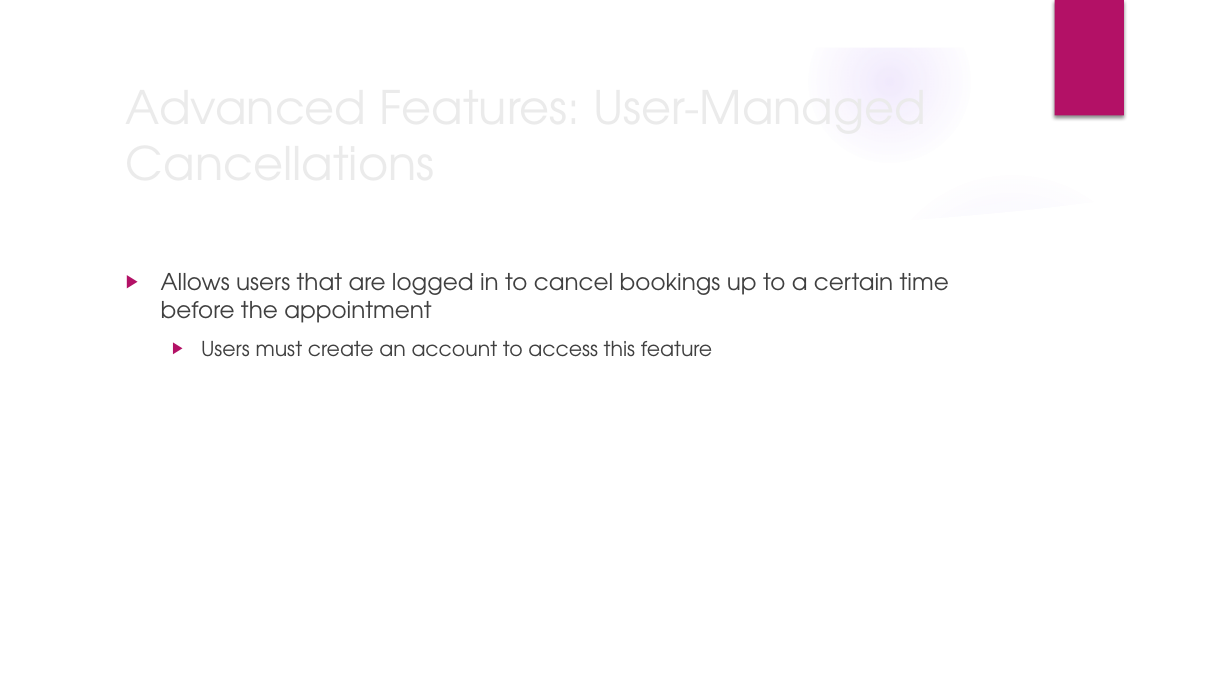
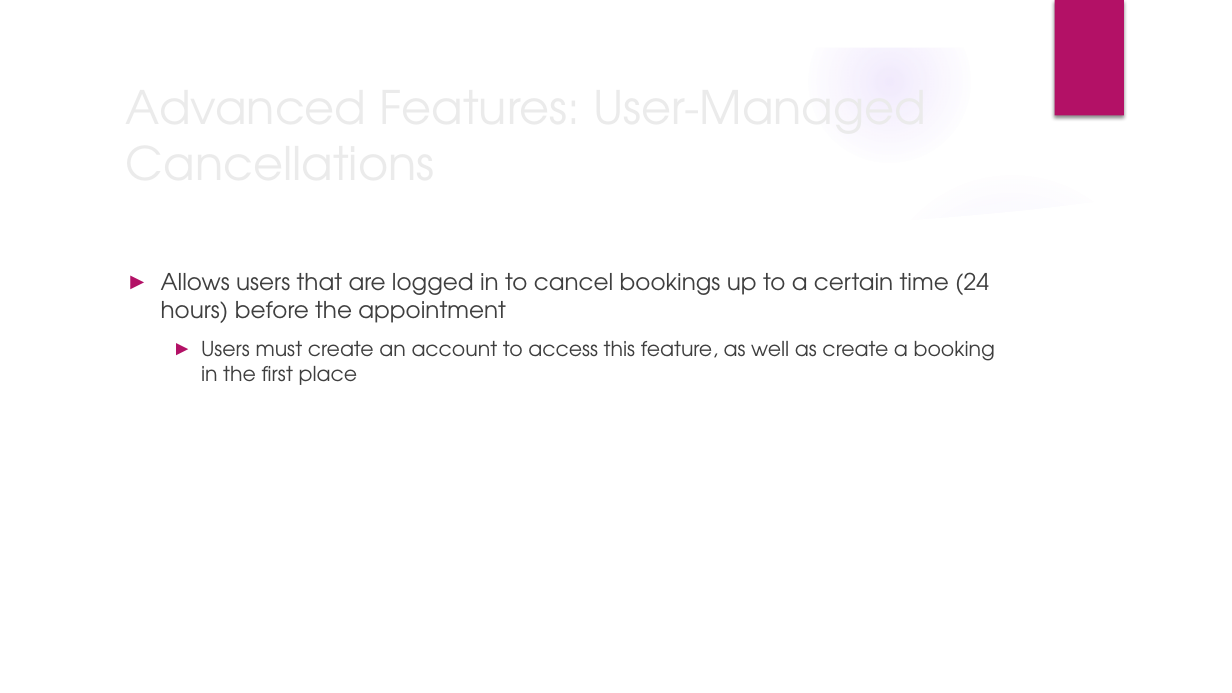
Before and after one commit to SamHdevstuff/COSC213---Final-Project, a slide deck: slide 10 of presentationMaterial/Presentation.pptx. Drawn at 1232x693 pixels with LibreOffice and Linux fonts; fonts in the diff are those of the drawing; background and template pictures are left out. Boxes give left, top, right and bottom in pixels: in the first picture for what was removed or moved away, otherwise in the second. Text is boxed around its words. In the diff, an @@ line names an element or a change of style, - is before the commit and + after.

```diff
--- a/presentationMaterial/Presentation.pptx
+++ b/presentationMaterial/Presentation.pptx
@@ text at [161, 272, 995, 385]: text changed; text colour #404040 to #3F3F3F @@
-▶ Allows users that are logged in to cancel bookings up to a certain time before the appointment
-  ▶ Users must create an account to access this feature
+► Allows users that are logged in to cancel bookings up to a certain time (24 hours) before the appointment
+  ► Users must create an account to access this feature, as well as create a booking in the first place
```
Also in this commit, not shown: 9 other slides changed.
